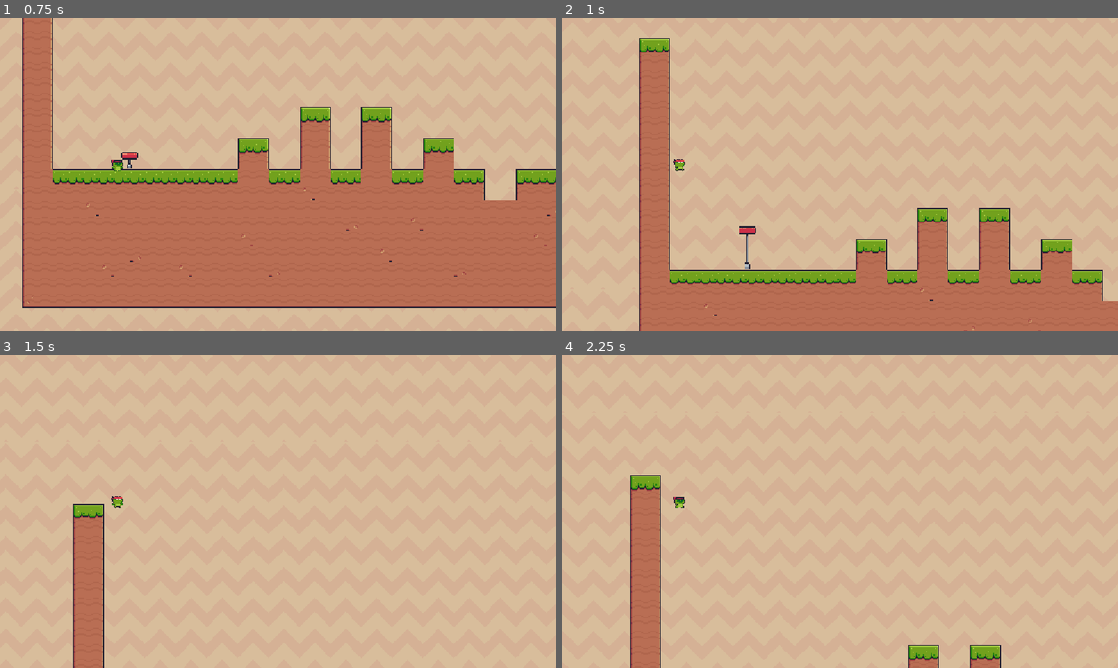
Above: before the commit, frames 1-4 (two rows, left to right).
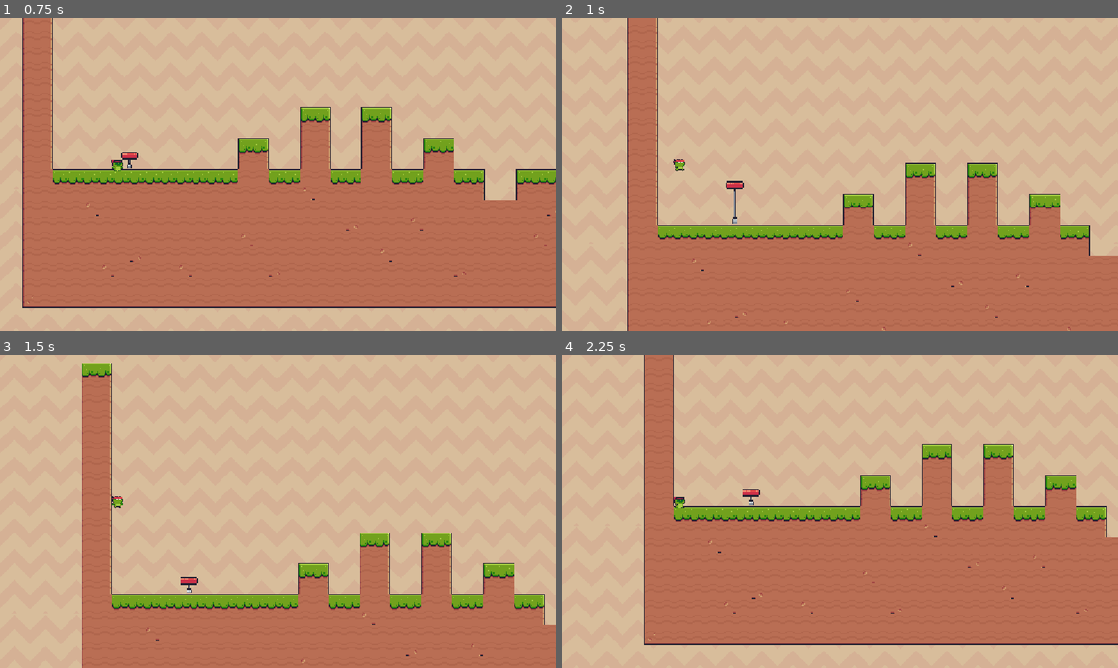
Above: after the commit, the same moments.

Repository: felizhsu0503/platformer-thingy
Game: Godot game, scene res://srcs/assets/node_2d.tscn
Two runs of this game, one before a commit and one after it. Both use one fixed random seed, a clock stepped at 60 frames per second and the inputs below.
Inputs:
- Up to frame 1 (0.75 s): hold D (right) from 0.53 s (still down)
- Up to frame 2 (1 s): keep holding D (right); tap W (up) at 0.77 s
- Up to frame 3 (1.5 s): keep holding D (right)
- Up to frame 4 (2.25 s): tap W (up) at 1.52 s; release D (right) at 2.03 s; hold A (left) from 2.03 s (still down)

Frame 1 is identical in both runs. In frame 2, 20% of the frame differs, in the area x 11-100%, y 0-100%; in frame 3, 26%; in frame 4, 45%, in the area x 12-100%, y 0-100%.

Commit message:
96

Diff:
--- a/1.gd
+++ b/1.gd
@@ -1,10 +1,13 @@
 extends AnimatedSprite2D
-@export var jump_height := 500
+
+# 可在右側 Inspector 面板直接調整每個彈簧的彈射力道
+# X 軸負數為向左、正數為向右；Y 軸負數為向上
+@export var bounce_velocity := Vector2(-600.0, -600.0)
 
 func _on_area_2d_body_entered(body: Node2D) -> void:
 	if not body is Player:
 		return
 
 	play("activate")
-	body.direction.x = - 8000
-	body.velocity.y = -999
+	body.apply_bounce(bounce_velocity)
+\
--- a/srcs/assets/main_charater.gd
+++ b/srcs/assets/main_charater.gd
@@ -3,30 +3,49 @@
 
 const SPEED = 300.0
 const JUMP_VELOCITY = -400.0
-@export_range(0.0, 1.0, 0.1) var bounce_modifier := 0.1
-var direction :Vector2
-func apply_velocity(added_vec:Vector2):
-	velocity += added_vec
+
+# 彈起時按方向鍵的操控靈敏度（0.1 = 微調，1.0 = 完整速度疊加）
+@export_range(0.0, 1.0, 0.1) var bounce_modifier := 0.5
+# 彈簧推力在空中的衰減速度（數字越小飛越遠）
+@export var bounce_drag := 400.0
+
+var direction := Vector2.ZERO
+
+# 供彈簧或其他機關呼叫的彈射函式
+func apply_bounce(bounce_vec: Vector2) -> void:
+	velocity.y = bounce_vec.y
+	direction.x = bounce_vec.x
 
 func _physics_process(delta: float) -> void:
-	# Add the gravity.
+	# 1. 重力處理
 	if not is_on_floor():
 		velocity += get_gravity() * delta
 
-	# Handle jump.
+	# 2. 跳躍處理
 	if Input.is_action_just_pressed("up") and is_on_floor():
 		velocity.y = JUMP_VELOCITY
 
-	# Get the input direction and handle the movement/deceleration.
-	# As good practice, you should replace UI actions with custom gameplay actions.
+	# 3. 計算玩家按鍵產生的速度
 	var input_direction := Input.get_axis("left", "right")
+	var player_vel_x := 0.0
+
 	if input_direction:
-		if not is_equal_approx(direction.x, 0):
-			velocity.x = input_direction * SPEED * bounce_modifier
+		# 如果還在彈射狀態 (direction.x 不為 0)，按鍵速度乘上靈敏度
+		if not is_equal_approx(direction.x, 0.0):
+			player_vel_x = input_direction * SPEED * bounce_modifier
 		else:
-			velocity.x = input_direction * SPEED
+			player_vel_x = input_direction * SPEED
 	else:
-		velocity.x = move_toward(velocity.x, 0, SPEED)
-	velocity.x += lerp(direction.x, 0.0, 0.8)
-	direction.x -= lerp(direction.x, 0.0, 0.8)
+		player_vel_x = 0.0
+
+	# 4. 將「玩家按鍵速度」與「彈簧推力」相加（不再覆蓋）
+	velocity.x = player_vel_x + direction.x
+
+	# 5. 讓彈簧水平推力隨時間慢慢衰減
+	direction.x = move_toward(direction.x, 0.0, bounce_drag * delta)
+
+	# 落地後清空殘留推力，避免在地上繼續滑行
+	if is_on_floor() and velocity.y >= 0:
+		direction.x = 0.0
+
 	move_and_slide()
